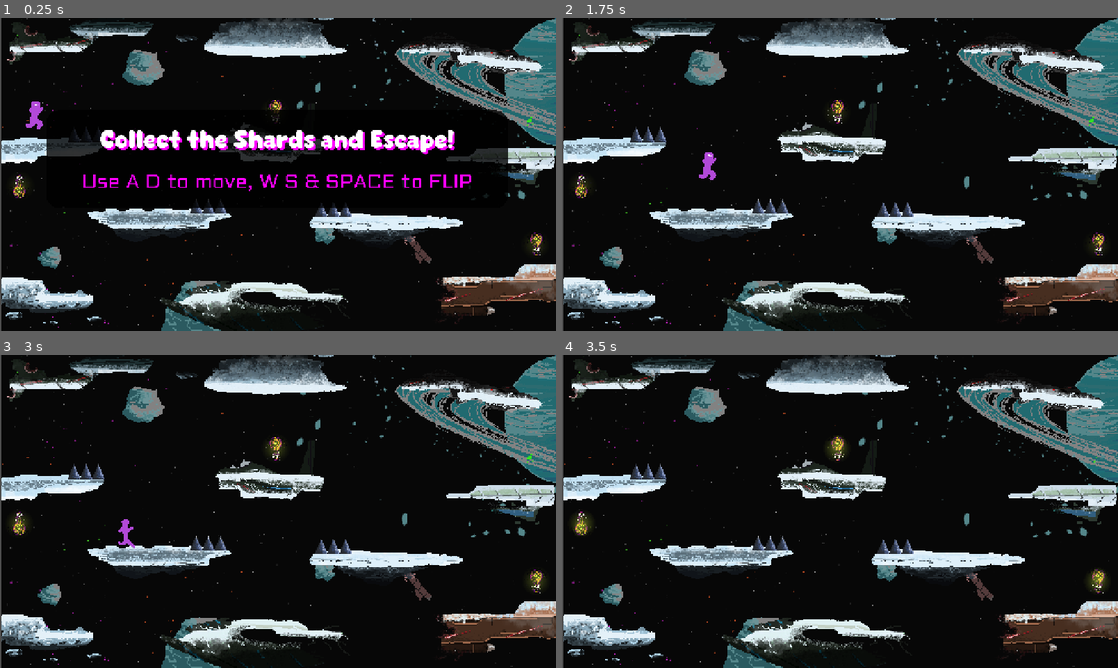
Above: before the commit, frames 1-4 (two rows, left to right).
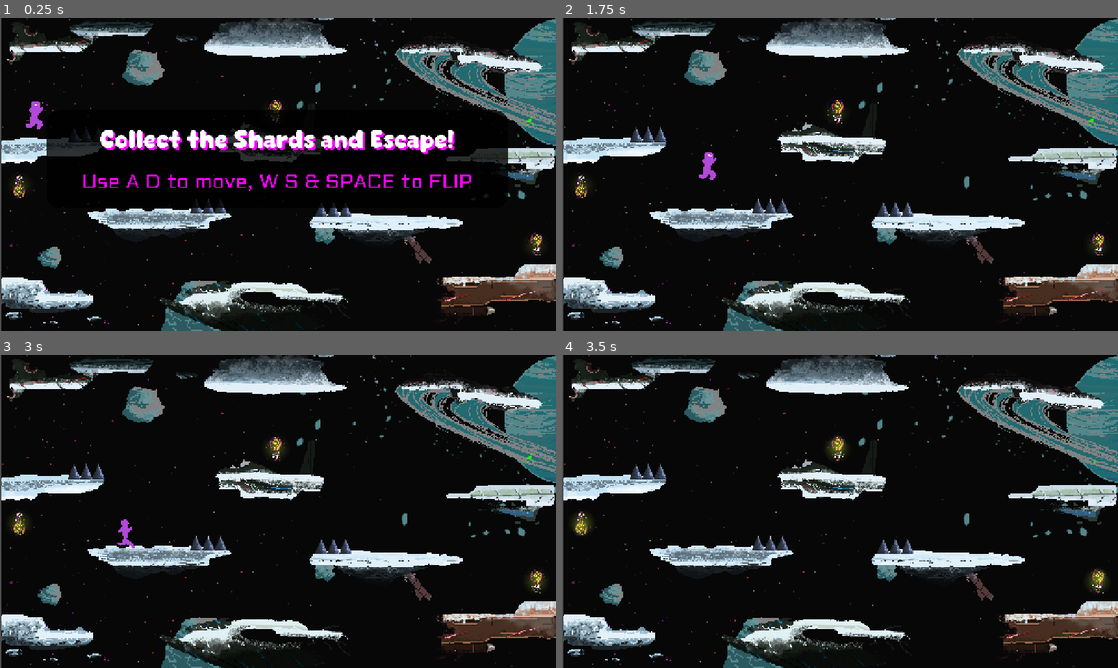
Above: after the commit, the same moments.

Repository: SullKanaeru/space-platform-game
Game: Godot game, scene res://levels/level_b_1.tscn
Two runs of this game, one before a commit and one after it. Both use one fixed random seed, a clock stepped at 60 frames per second and the inputs below. This scene is started directly instead of the project's main scene.
Inputs (mouse positions are in pixels of both pictures, inside the frame that each line leads up to):
- Up to frame 1 (0.25 s): no input
- Up to frame 2 (1.75 s): tap Enter at 0.5, 0.6, 1.35 s; move the mouse to (962, 158) at 0.52 s; hold D (right) from 0.53 s (still down); click (962, 158) at 0.67 s; tap Space (jump) at 0.77, 1.52 s; move the mouse to (728, 190) at 1.27 s
- Up to frame 3 (3 s): move the mouse to (333, 442) at 2.02 s; release D (right) at 2.03 s; hold A (left) 2.03-2.78 s; tap Enter at 2.1, 2.85 s; move the mouse to (250, 574) at 2.77 s; hold D (right) from 2.78 s (still down); click (250, 574) at 2.92 s
- Up to frame 4 (3.5 s): keep holding D (right); tap Space (jump) at 3.02 s

Frames 1-2 are identical in both runs. In frame 3, less than 0.1% of the frame differs, in the area x 21-25%, y 52-62%; in frame 4, nothing differs.

Commit message:
feat: add shard and teleport sfx

Diff:
--- a/levels/level_a_1.gd
+++ b/levels/level_a_1.gd
@@ -6,7 +6,7 @@
 
 var total_shards_needed = 0
 var current_shards = 0
-var target_volume = 0.0
+var target_volume = -10.0
 
 @onready var portal = $Portal
 @onready var shards_container = $Shards
--- a/levels/level_b_1.gd
+++ b/levels/level_b_1.gd
@@ -16,7 +16,7 @@
 	if bgm:
 		bgm.volume_db = -80
 		bgm.play()
-		create_tween().tween_property(bgm, "volume_db", 0, 2.0)
+		create_tween().tween_property(bgm, "volume_db", -10.0, 2.0)
 
 	# 2. Hitung Shard
 	if shards_container:
--- a/levels/level_b_1.tscn
+++ b/levels/level_b_1.tscn
@@ -36,7 +36,7 @@
 polygon = PackedVector2Array(496, 273, 738, 279, 746, 289, 739, 312, 694, 311, 671, 321, 568, 320, 555, 311, 534, 307, 504, 307, 506, 286)
 
 [node name="CollisionPolygon2D5" type="CollisionPolygon2D" parent="CollisionGroup"]
-polygon = PackedVector2Array(201, 447, 526, 451, 534, 458, 485, 465, 479, 481, 459, 485, 447, 487, 429, 487, 411, 493, 397, 497, 377, 492, 357, 494, 317, 501, 277, 491)
+polygon = PackedVector2Array(199, 448, 526, 451, 534, 458, 485, 465, 429, 487, 411, 493, 397, 497, 377, 492, 357, 494, 317, 501)
 
 [node name="CollisionPolygon2D6" type="CollisionPolygon2D" parent="CollisionGroup"]
 polygon = PackedVector2Array(716, 479, 710, 467, 724, 459, 1055, 463, 1068, 470, 1058, 481, 979, 483, 951, 491, 897, 518, 855, 518, 778, 487, 769, 482, 764, 492, 769, 505, 763, 514, 755, 517, 745, 512, 733, 514, 728, 505, 726, 491, 729, 481)
@@ -45,13 +45,13 @@
 polygon = PackedVector2Array(1024, 327, 1032, 320, 1079, 320, 1111, 308, 1277, 310, 1275, 347, 1247, 351, 1236, 366, 1234, 383, 1226, 385, 1167, 367, 1141, 359, 1069, 334, 1028, 333)
 
 [node name="CollisionPolygon2D8" type="CollisionPolygon2D" parent="CollisionGroup"]
-polygon = PackedVector2Array(2, 608, 67, 612, 130, 636, 213, 638, 215, 655, 202, 666, 68, 669, 2, 662)
+polygon = PackedVector2Array(2, 608, 67, 612, 140, 633, 213, 638, 215, 655, 202, 666, 68, 669, 2, 662)
 
 [node name="CollisionPolygon2D9" type="CollisionPolygon2D" parent="CollisionGroup"]
-polygon = PackedVector2Array(401, 655, 444, 637, 514, 631, 546, 618, 682, 621, 711, 632, 786, 637, 782, 655, 775, 657, 410, 667)
+polygon = PackedVector2Array(401, 655, 444, 637, 514, 631, 546, 618, 680, 621, 735, 635, 786, 637, 782, 655, 775, 657, 410, 667)
 
 [node name="CollisionPolygon2D10" type="CollisionPolygon2D" parent="CollisionGroup"]
-polygon = PackedVector2Array(1016, 600, 1174, 597, 1190, 593, 1217, 570, 1280, 569, 1278, 644, 1011, 650, 1018, 642, 1047, 640, 1047, 627, 1028, 627, 1007, 614, 1006, 600)
+polygon = PackedVector2Array(1016, 600, 1150, 600, 1219, 577, 1280, 569, 1278, 644, 1011, 650, 1018, 642, 1047, 640, 1047, 627, 1028, 627, 1007, 614, 1006, 600)
 
 [node name="CollisionPolygon2D11" type="CollisionPolygon2D" parent="CollisionGroup"]
 polygon = PackedVector2Array(925, 73, 1062, 67, 1176.3794, 88.81803, 1235, 100, 1249, 112, 1242, 122, 1236, 122, 1129, 115, 1088, 100, 1060, 102, 1052, 90, 1059, 82, 1046, 74, 1024, 76, 947, 82, 923, 77)
--- a/scenes/player.tscn
+++ b/scenes/player.tscn
@@ -240,9 +240,11 @@
 
 [node name="NaikSfx" type="AudioStreamPlayer2D" parent="."]
 stream = ExtResource("47_mx1m4")
+volume_db = -10.0
 
 [node name="DieSfx" type="AudioStreamPlayer2D" parent="."]
 stream = ExtResource("48_4gjji")
+volume_db = -10.0
 
 [node name="TurunSfx" type="AudioStreamPlayer2D" parent="."]
 stream = ExtResource("49_u2ulf")
--- a/scenes/portal.tscn
+++ b/scenes/portal.tscn
@@ -37,6 +37,7 @@
 [ext_resource type="Texture2D" uid="uid://6drx4yv286uq" path="res://assets/images/Portal/Transition Portal/Transition_0010.png" id="35_qoprc"]
 [ext_resource type="Texture2D" uid="uid://brtr2gt6rcqic" path="res://assets/images/Portal/Transition Portal/Transition_0011.png" id="36_jsw1n"]
 [ext_resource type="Texture2D" uid="uid://ba168t12rq7yy" path="res://assets/images/Portal/Transition Portal/Transition_0012.png" id="37_8qgvh"]
+[ext_resource type="AudioStream" uid="uid://d2jtt7gw3qfoj" path="res://assets/sounds/sfx_portal open.wav" id="38_trrnx"]
 
 [sub_resource type="SpriteFrames" id="SpriteFrames_bi5mn"]
 animations = [{
@@ -182,4 +183,8 @@
 position = Vector2(-2, 2.5)
 shape = SubResource("RectangleShape2D_7b6cc")
 
+[node name="UnlockSfx" type="AudioStreamPlayer2D" parent="."]
+stream = ExtResource("38_trrnx")
+volume_db = 10.0
+
 [connection signal="body_entered" from="." to="." method="_on_body_entered"]
--- a/scenes/shard.tscn
+++ b/scenes/shard.tscn
@@ -13,6 +13,7 @@
 [ext_resource type="Texture2D" uid="uid://buevlaayltii2" path="res://assets/images/shards/Shards_0010.png" id="10_0d5m1"]
 [ext_resource type="Texture2D" uid="uid://dp2hceddh246s" path="res://assets/images/shards/Shards_0011.png" id="11_kiv0w"]
 [ext_resource type="Texture2D" uid="uid://cqtf32g7h37rt" path="res://assets/images/shards/Shards_0012.png" id="12_0cg42"]
+[ext_resource type="AudioStream" uid="uid://bpwpsifx53f4" path="res://assets/sounds/sfx_shard.wav" id="14_7nxlc"]
 
 [sub_resource type="SpriteFrames" id="SpriteFrames_0n1k2"]
 animations = [{
@@ -70,4 +71,7 @@
 [node name="CollisionPolygon2D" type="CollisionPolygon2D" parent="."]
 polygon = PackedVector2Array(-4, -89, -32, -79, -38, -79, -40.88507, -73.550446, -42, -70, -49, -58, -46, -28, -40, -10 …(225 unchanged characters)…
 
+[node name="CollectSfx" type="AudioStreamPlayer2D" parent="."]
+stream = ExtResource("14_7nxlc")
+
 [connection signal="body_entered" from="." to="." method="_on_body_entered"]
--- a/scripts/portal.gd
+++ b/scripts/portal.gd
@@ -3,6 +3,7 @@
 signal player_entered_portal
 
 @onready var anim = $AnimatedSprite2D
+@onready var unlock_sfx = $UnlockSfx
 var is_open = false
 
 func _ready():
@@ -14,6 +15,8 @@
 
 func unlock_portal():
 	anim.play("transition_portal")
+	if unlock_sfx:
+		unlock_sfx.play()
 
 func _on_animation_finished():
 	if anim.animation == "transition_portal":
--- a/scripts/shard.gd
+++ b/scripts/shard.gd
@@ -1,6 +1,8 @@
 extends Area2D
 
 signal shard_collected
+
+@onready var collectSfx = $CollectSfx
 
 func _on_body_entered(body: Node2D) -> void:
 	if body.name == "Player":
@@ -9,6 +11,7 @@
 
 func collect_shard(player):
 	shard_collected.emit()
+	collectSfx.play()
 	# Turn off monitoring so it doesn't get triggered twice.
 	call_deferred("set_monitoring", false)
 
Not shown, added: assets/sounds/sfx_portal open.wav.import
Not shown, added: assets/sounds/sfx_shard.wav.import
Not shown: 1 places in scenes/portal.tscn that only renumber resources
Not shown: 1 places in scenes/shard.tscn that only renumber resources
Not shown, added: assets/sounds/sfx_portal open.wav
Not shown, added: assets/sounds/sfx_shard.wav
